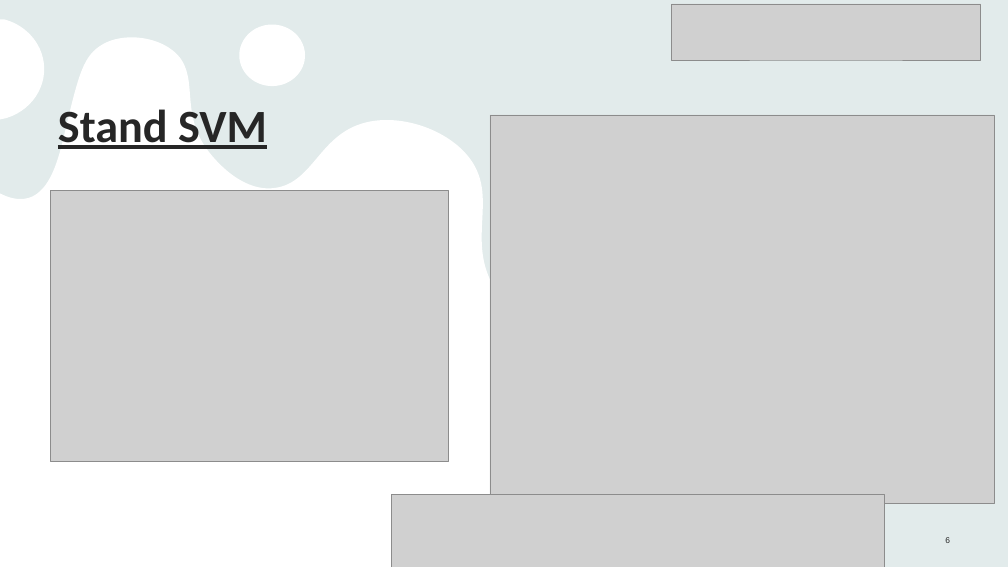
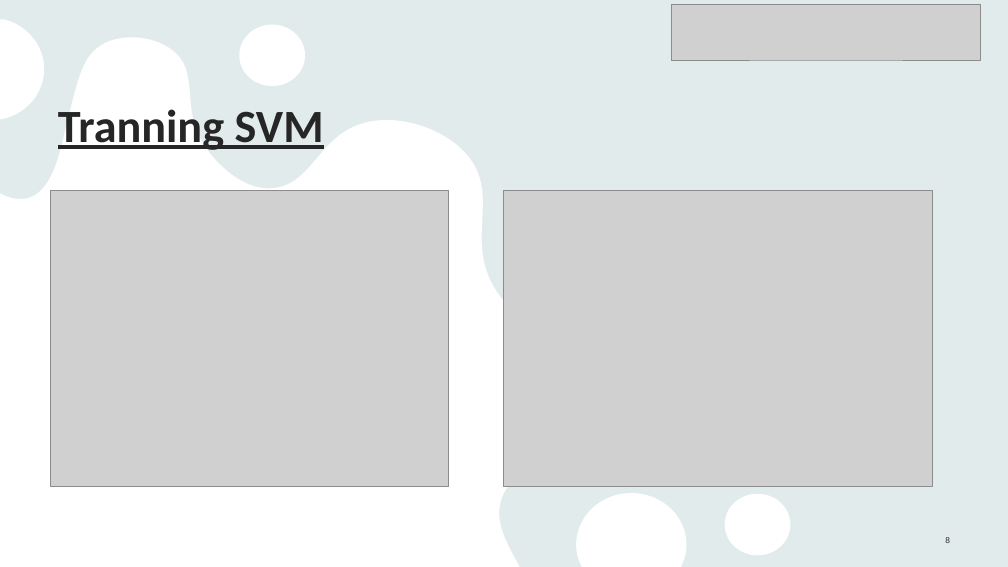
Before and after one commit to Linelle-7/Sprecherkennung-Deep-Learning-, a slide deck: slide 8 of VoiceRecognition_Zwischenstand .pptx (slide 6 before the commit). Drawn at 1008x567 pixels with LibreOffice and Linux fonts; fonts in the diff are those of the drawing; grey boxes stand for pictures. Boxes give left, top, right and bottom in pixels: in the first picture for what was removed or moved away, otherwise in the second. Text is boxed around its words. In the diff, an @@ line names an element or a change of style, - is before the commit and + after.

```diff
--- a/VoiceRecognition_Zwischenstand .pptx
+++ b/VoiceRecognition_Zwischenstand .pptx
@@ title at box(58, 109, 324, 150): text changed @@
-Stand SVM
+Tranning SVM
@@ picture: place and size @@
-picture at box(51, 191, 449, 461)
+picture at box(51, 191, 449, 486)
@@ picture: place and size @@
-picture at box(490, 115, 994, 504)
+picture at box(504, 191, 932, 486)
@@ picture removed at box(392, 495, 885, 567) @@
```
Also in this commit, not shown: 2 other slides changed, 2 slides added, 1 slide removed, 30 other files.
